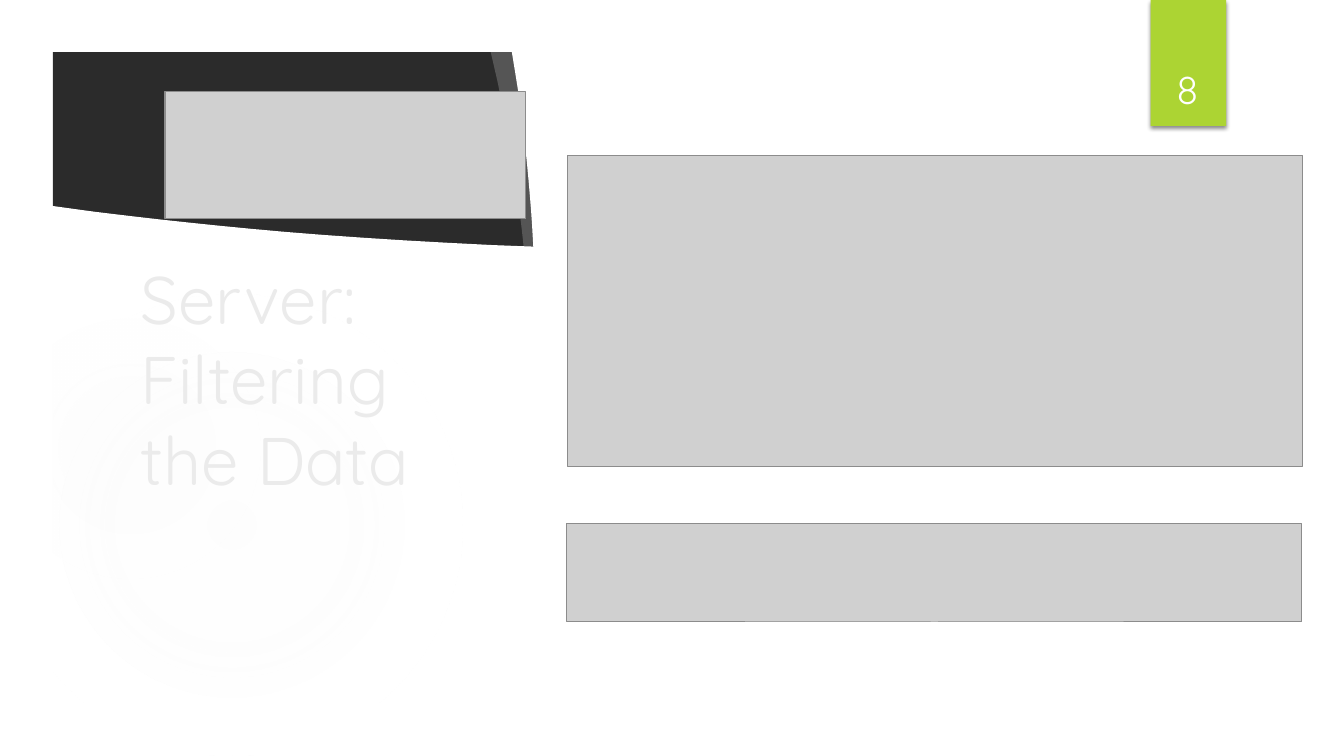
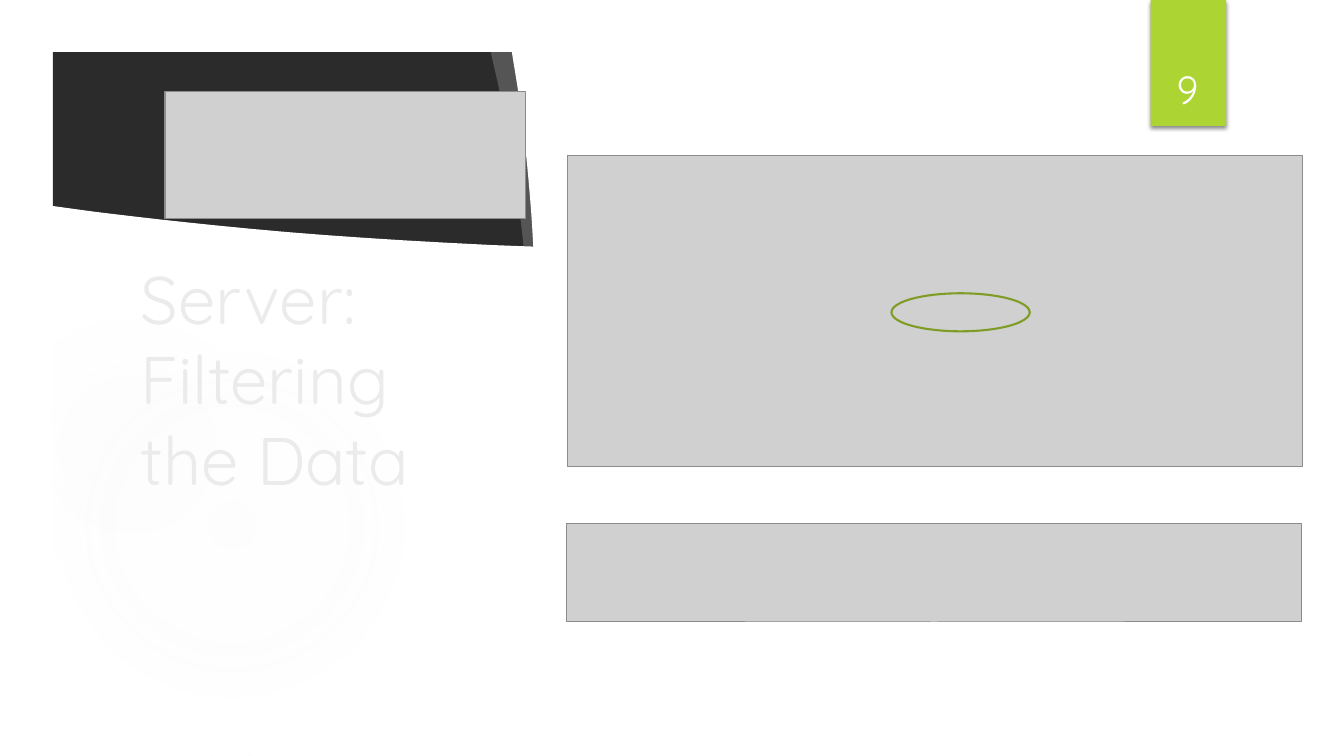
Before and after one commit to htownsen/R_Shiny_Talk_4-9-19, a slide deck: slide 9 of R_Shiny_Presentation_4_9_19.pptx (slide 8 before the commit). Drawn at 1344x756 pixels with LibreOffice and Linux fonts; fonts in the diff are those of the drawing; grey boxes stand for pictures; background and template pictures are left out; a plain dark background stands for a picture behind light text. Boxes give left, top, right and bottom in pixels: in the first picture for what was removed or moved away, otherwise in the second. Text is boxed around its words. In the diff, an @@ line names an element or a change of style, - is before the commit and + after.

```diff
--- a/R_Shiny_Presentation_4_9_19.pptx
+++ b/R_Shiny_Presentation_4_9_19.pptx
@@ page number at [1177, 76, 1199, 105]: text changed @@
-8
+9
@@ ellipse added at [891, 293, 1029, 332], outline #7F9D26 1.5 pt @@
```
Also in this commit, not shown: 1 other slide changed, 1 slide added.
